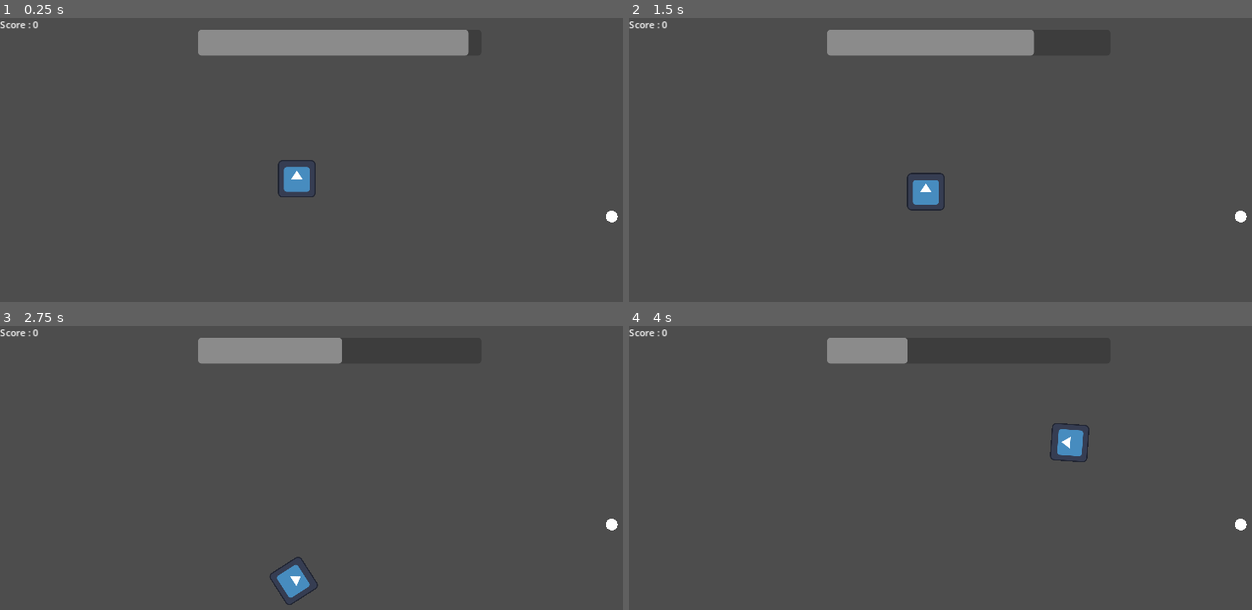
Above: before the commit, frames 1-4 (two rows, left to right).
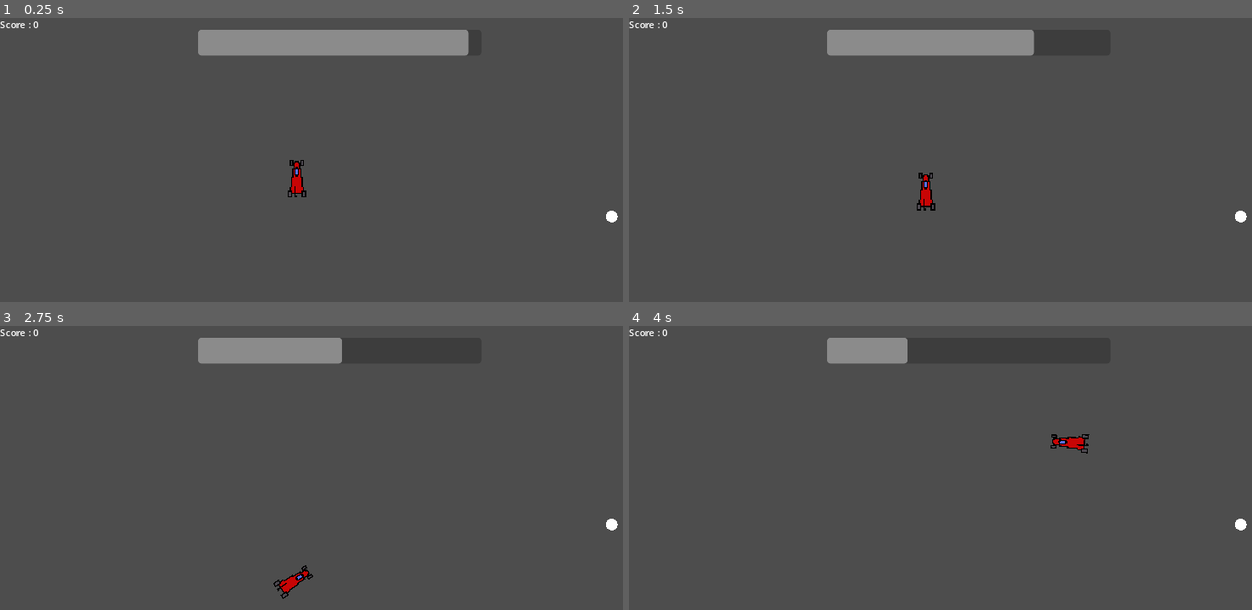
Above: after the commit, the same moments.

Repository: juliencongras/R.C.-survival
Game: Godot game, scene res://main scene/main.tscn
The game is run twice, just before and just after one commit, with the same random seed, the same clock (stepped at 60 frames per second) and the same inputs. The engine's default icon, where the game draws it, is replaced by a stand-in: a white triangle on a blue panel in a dark square.
Inputs:
- Up to frame 1 (0.25 s): no input
- Up to frame 2 (1.5 s): hold Right (Right) 0.53-1.28 s; hold Down (Backup) from 1.28 s (still down)
- Up to frame 3 (2.75 s): release Down (Backup) at 2.03 s; hold Right (Right) from 2.03 s (still down)
- Up to frame 4 (4 s): release Right (Right) at 2.78 s; hold Up (Accelerate) 2.78-3.53 s; hold Left (Left) from 3.53 s (still down)

The runs differ from the first frame. In frame 1, 0.6% of the frame differs, in the area x 0-51%, y 1-64%; in frame 2, 0.6%, in the area x 0-51%, y 1-68%; in frame 3, 0.6%; in frame 4, 0.6%.

Commit message:
Car sprite WIP

Diff:
--- a/player/player.gd
+++ b/player/player.gd
@@ -5,9 +5,11 @@
 var MIN_SPEED = -200
 var ACCELERATION = 20
 var rotation_speed = 0.1
+@onready var car_sprite = $Sprite
 
 func _physics_process(delta):
 	velocity = Vector2(0, -1).rotated(rotation) * SPEED
+	car_sprite.play("default")
 
 	if SPEED > MAX_SPEED:
 		SPEED = MAX_SPEED
@@ -18,8 +20,10 @@
 	if SPEED != 0:
 		if Input.is_action_pressed("Left"):
 			rotate(-rotation_speed)
+			car_sprite.play("left")
 		elif Input.is_action_pressed("Right"):
 			rotate(rotation_speed)
+			car_sprite.play("right")
 
 	if Input.is_action_pressed("Accelerate"):
 		SPEED += ACCELERATION
--- a/player/player.tscn
+++ b/player/player.tscn
@@ -1,7 +1,60 @@
-[gd_scene load_steps=4 format=3 uid="uid://cywh6r3nsdt8t"]
+[gd_scene load_steps=10 format=3 uid="uid://cywh6r3nsdt8t"]
 
-[ext_resource type="Texture2D" uid="uid://bi2ck75vykrtx" path="res://icon.svg" id="1_2b7df"]
 [ext_resource type="Script" path="res://player/player.gd" id="1_jkdq2"]
+[ext_resource type="Texture2D" uid="uid://denuhpespy46u" path="res://player/Car.png" id="2_l1v7p"]
+
+[sub_resource type="AtlasTexture" id="AtlasTexture_jnt54"]
+atlas = ExtResource("2_l1v7p")
+region = Rect2(0, 0, 16, 32)
+
+[sub_resource type="AtlasTexture" id="AtlasTexture_2hvjg"]
+atlas = ExtResource("2_l1v7p")
+region = Rect2(0, 32, 16, 32)
+
+[sub_resource type="AtlasTexture" id="AtlasTexture_hcsup"]
+atlas = ExtResource("2_l1v7p")
+region = Rect2(16, 32, 16, 32)
+
+[sub_resource type="AtlasTexture" id="AtlasTexture_pdqiu"]
+atlas = ExtResource("2_l1v7p")
+region = Rect2(16, 0, 16, 32)
+
+[sub_resource type="AtlasTexture" id="AtlasTexture_neur3"]
+atlas = ExtResource("2_l1v7p")
+region = Rect2(32, 0, 16, 32)
+
+[sub_resource type="SpriteFrames" id="SpriteFrames_ma3rg"]
+animations = [{
+"frames": [{
+"duration": 1.0,
+"texture": SubResource("AtlasTexture_jnt54")
+}],
+"loop": true,
+"name": &"default",
+"speed": 5.0
+}, {
+"frames": [{
+"duration": 1.0,
+"texture": SubResource("AtlasTexture_2hvjg")
+}, {
+"duration": 1.0,
+"texture": SubResource("AtlasTexture_hcsup")
+}],
+"loop": false,
+"name": &"left",
+"speed": 5.0
+}, {
+"frames": [{
+"duration": 1.0,
+"texture": SubResource("AtlasTexture_pdqiu")
+}, {
+"duration": 1.0,
+"texture": SubResource("AtlasTexture_neur3")
+}],
+"loop": false,
+"name": &"right",
+"speed": 5.0
+}]
 
 [sub_resource type="CircleShape2D" id="CircleShape2D_p1oyp"]
 radius = 30.1496
@@ -11,9 +64,10 @@
 motion_mode = 1
 script = ExtResource("1_jkdq2")
 
-[node name="Sprite2D" type="Sprite2D" parent="."]
-scale = Vector2(0.5, 0.5)
-texture = ExtResource("1_2b7df")
+[node name="Sprite" type="AnimatedSprite2D" parent="."]
+scale = Vector2(2, 2)
+sprite_frames = SubResource("SpriteFrames_ma3rg")
+animation = &"left"
 
 [node name="CollisionShape2D" type="CollisionShape2D" parent="."]
 shape = SubResource("CircleShape2D_p1oyp")
--- a/project.godot
+++ b/project.godot
@@ -54,5 +54,6 @@
 
 [rendering]
 
+textures/canvas_textures/default_texture_filter=0
 renderer/rendering_method="gl_compatibility"
 renderer/rendering_method.mobile="gl_compatibility"
Binary file added: player/Car.png
Not shown, added: player/Car.png.import
